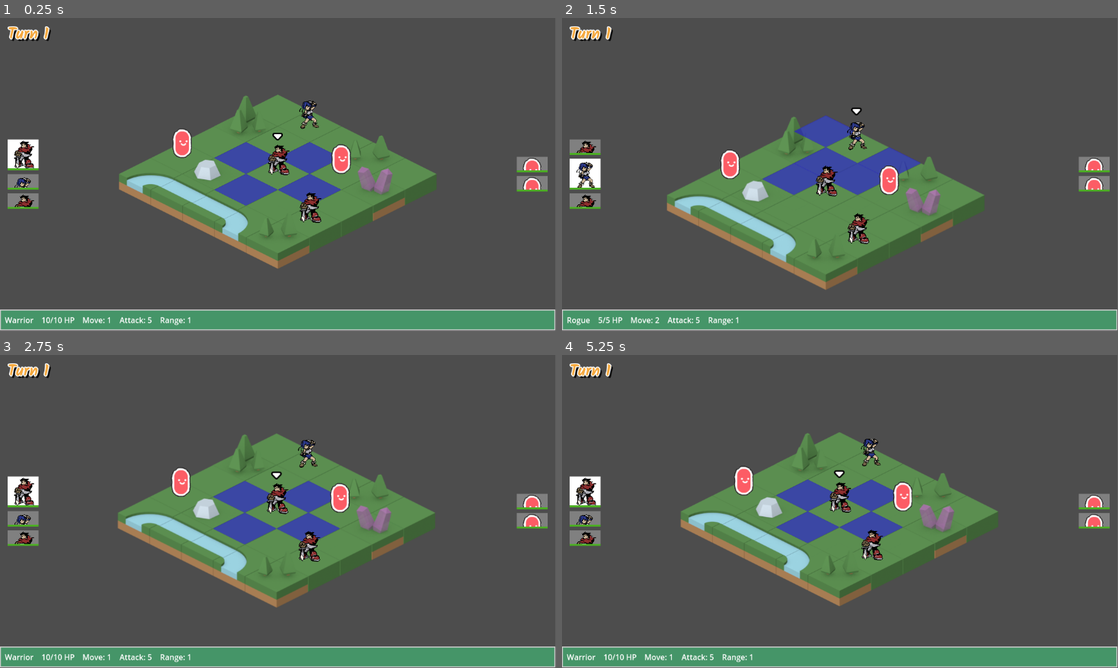
Above: before the commit, frames 1-4 (two rows, left to right).
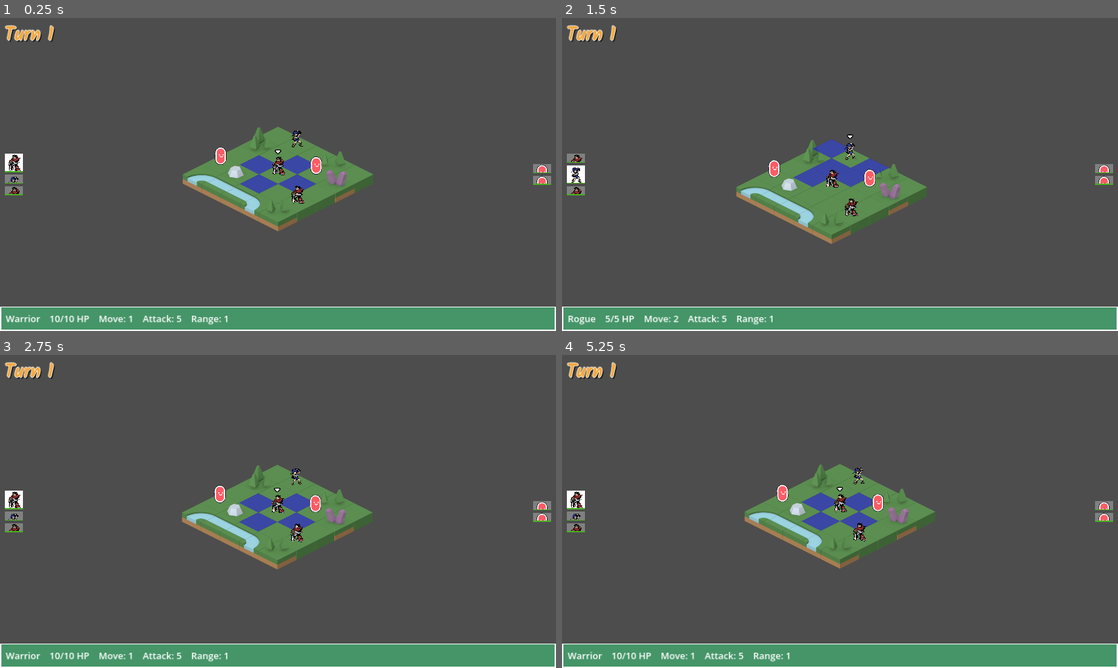
Above: after the commit, the same moments.

Repository: CreatedBySeb/godot-test
Game: Godot game, scene res://scenes/game.tscn
Same seed, same stepped clock (60 frames per second), same inputs: the game is played once before the commit and once after it.
Inputs (mouse positions are in pixels of both pictures, inside the frame that each line leads up to):
- Up to frame 1 (0.25 s): no input
- Up to frame 2 (1.5 s): tap Enter at 0.5 s; move the mouse to (962, 158) at 0.52 s; click (962, 158) at 0.6 s; tap Space at 1.25 s; move the mouse to (728, 190) at 1.27 s; tap E (select_next_unit) at 1.35 s
- Up to frame 3 (2.75 s): move the mouse to (333, 442) at 2.02 s; tap Q (select_prev_unit) at 2.1 s
- Up to frame 4 (5.25 s): move the mouse to (812, 574) at 2.77 s; click (812, 574) at 2.85 s; move the mouse to (1006, 558) at 3.52 s; tap E (select_next_unit) at 3.6 s; move the mouse to (673, 464) at 4.27 s; tap Q (select_prev_unit) at 4.35 s; move the mouse to (867, 511) at 5.02 s; click (867, 511) at 5.1 s
In our replay, the window is 799x449 before the commit and 800x450 after it. These sizes can differ from the game's own. Grey fills any space a smaller window leaves; there, only what the larger window draws over its background counts as a difference.

The runs differ from the first frame. In frame 1, 19% of the frame differs, in the area x 0-100%, y 0-100%; in frame 2, 18%; in frame 3, 19%; in frame 4, 19%.

Commit message:
Fix some scaling issues

Diff:
--- a/hud_large_theme.tres
+++ b/hud_large_theme.tres
@@ -1,10 +1,10 @@
-[gd_resource type="Theme" load_steps=2 format=3 uid="uid://bg0ufddcm58v5"]
+[gd_resource type="Theme" load_steps=2 format=3 uid="uid://cncad21dpu0pc"]
 
 [ext_resource type="FontFile" uid="uid://sya5u31hqivm" path="res://assets/kalam/Kalam-Bold.ttf" id="1_o3he0"]
 
 [resource]
 default_font = ExtResource("1_o3he0")
-default_font_size = 32
+default_font_size = 64
 Label/colors/font_color = Color(0.96, 0.66, 0.24, 1)
 Label/colors/font_outline_color = Color(1, 1, 1, 1)
 Label/colors/font_shadow_color = Color(0, 0, 0, 0.74902)
--- /dev/null
+++ b/hud_regular_theme.tres
@@ -0,0 +1,18 @@
+[gd_resource type="Theme" load_steps=2 format=3 uid="uid://588lbdpfgc1c"]
+
+[sub_resource type="StyleBoxFlat" id="StyleBoxFlat_lbfxv"]
+bg_color = Color(0.270588, 0.584314, 0.407843, 1)
+border_width_left = 4
+border_width_top = 4
+border_width_right = 4
+border_width_bottom = 4
+border_color = Color(1, 1, 1, 1)
+
+[resource]
+default_font_size = 32
+HBoxContainer/constants/separation = 32
+MarginContainer/constants/margin_bottom = 16
+MarginContainer/constants/margin_left = 16
+MarginContainer/constants/margin_right = 16
+MarginContainer/constants/margin_top = 16
+PanelContainer/styles/panel = SubResource("StyleBoxFlat_lbfxv")
--- a/project.godot
+++ b/project.godot
@@ -18,6 +18,14 @@
 [autoload]
 
 GameConfig="*res://scenes/game_config.tscn"
+
+[display]
+
+window/size/viewport_width=1920
+window/size/viewport_height=1080
+window/size/mode=4
+window/stretch/mode="canvas_items"
+window/stretch/aspect="expand"
 
 [input]
 
--- a/scenes/hud.tscn
+++ b/scenes/hud.tscn
@@ -1,14 +1,8 @@
 [gd_scene load_steps=8 format=3 uid="uid://dxk85w7vy2hfx"]
 
 [ext_resource type="Script" path="res://scripts/hud.gd" id="1_wbaq2"]
-[ext_resource type="Theme" path="res://hud_large_theme.tres" id="2_psbrg"]
-
-[sub_resource type="StyleBoxFlat" id="StyleBoxFlat_byxom"]
-bg_color = Color(0.269186, 0.583411, 0.406618, 1)
-border_width_left = 2
-border_width_top = 2
-border_width_right = 2
-border_width_bottom = 2
+[ext_resource type="Theme" uid="uid://cncad21dpu0pc" path="res://hud_large_theme.tres" id="2_psbrg"]
+[ext_resource type="Theme" uid="uid://588lbdpfgc1c" path="res://hud_regular_theme.tres" id="3_sjp1m"]
 
 [sub_resource type="Animation" id="Animation_eyfxl"]
 length = 0.001
@@ -22,7 +16,7 @@
 "times": PackedFloat32Array(0),
 "transitions": PackedFloat32Array(1),
 "update": 0,
-"values": [Vector2(426.5, 272.5)]
+"values": [Vector2(810.5, 488.5)]
 }
 tracks/1/type = "value"
 tracks/1/imported = false
@@ -58,7 +52,7 @@
 "times": PackedFloat32Array(0),
 "transitions": PackedFloat32Array(1),
 "update": 0,
-"values": [Vector2(1152, 272.5)]
+"values": [Vector2(777, 488.5)]
 }
 
 [sub_resource type="Animation" id="Animation_umk48"]
@@ -74,7 +68,7 @@
 "times": PackedFloat32Array(0, 0.25, 0.75, 1),
 "transitions": PackedFloat32Array(1, 1, 1, 1),
 "update": 0,
-"values": [Vector2(1152, 272.5), Vector2(393, 272.5), Vector2(393, 272.5), Vector2(-366, 272.5)]
+"values": [Vector2(1920, 488.5), Vector2(777, 488.5), Vector2(777, 488.5), Vector2(-366, 488.5)]
 }
 tracks/1/type = "value"
 tracks/1/imported = false
@@ -102,7 +96,7 @@
 "times": PackedFloat32Array(0, 0.25, 0.75, 1),
 "transitions": PackedFloat32Array(1, 1, 1, 1),
 "update": 0,
-"values": [Vector2(1152, 272.5), Vector2(426.5, 272.5), Vector2(426.5, 272.5), Vector2(-299, 272.5)]
+"values": [Vector2(1920, 488.5), Vector2(810.5, 488.5), Vector2(810.5, 488.5), Vector2(-299, 488.5)]
 }
 tracks/1/type = "value"
 tracks/1/imported = false
@@ -166,56 +160,60 @@
 grow_horizontal = 2
 grow_vertical = 0
 size_flags_vertical = 8
-theme_override_styles/panel = SubResource("StyleBoxFlat_byxom")
+theme = ExtResource("3_sjp1m")
 
 [node name="MarginContainer" type="MarginContainer" parent="PanelContainer"]
 layout_mode = 2
-theme_override_constants/margin_left = 8
-theme_override_constants/margin_top = 8
-theme_override_constants/margin_right = 8
-theme_override_constants/margin_bottom = 8
+theme = ExtResource("3_sjp1m")
 
 [node name="HBoxContainer" type="HBoxContainer" parent="PanelContainer/MarginContainer"]
 layout_mode = 2
-theme_override_constants/separation = 16
+theme = ExtResource("3_sjp1m")
 
 [node name="UnitName" type="Label" parent="PanelContainer/MarginContainer/HBoxContainer"]
 unique_name_in_owner = true
 layout_mode = 2
+theme = ExtResource("3_sjp1m")
 text = "Unit Name"
 
 [node name="UnitHealth" type="Label" parent="PanelContainer/MarginContainer/HBoxContainer"]
 unique_name_in_owner = true
 layout_mode = 2
+theme = ExtResource("3_sjp1m")
 text = "10/10 HP"
 
 [node name="UnitMoveRange" type="Label" parent="PanelContainer/MarginContainer/HBoxContainer"]
 unique_name_in_owner = true
 layout_mode = 2
+theme = ExtResource("3_sjp1m")
 text = "Move: 1"
 
 [node name="UnitAttack" type="Label" parent="PanelContainer/MarginContainer/HBoxContainer"]
 unique_name_in_owner = true
 layout_mode = 2
+theme = ExtResource("3_sjp1m")
 text = "Attack: 5"
 
 [node name="UnitAttackRange" type="Label" parent="PanelContainer/MarginContainer/HBoxContainer"]
 unique_name_in_owner = true
 layout_mode = 2
+theme = ExtResource("3_sjp1m")
 text = "Range: 1"
+
+[node name="AnimationPlayer" type="AnimationPlayer" parent="."]
+libraries = {
+"": SubResource("AnimationLibrary_kecf7")
+}
 
 [node name="YourTurnFlash" type="Label" parent="."]
 visible = false
-anchors_preset = 8
-anchor_left = 0.5
+anchors_preset = 4
 anchor_top = 0.5
-anchor_right = 0.5
 anchor_bottom = 0.5
-offset_left = 426.5
-offset_top = 272.5
-offset_right = 725.5
-offset_bottom = 375.5
-grow_horizontal = 2
+offset_left = 810.5
+offset_top = -51.5
+offset_right = 1109.5
+offset_bottom = 51.5
 grow_vertical = 2
 theme = ExtResource("2_psbrg")
 theme_override_colors/font_color = Color(0.129412, 0.658824, 1, 1)
@@ -226,16 +224,13 @@
 
 [node name="EnemyTurnFlash" type="Label" parent="."]
 visible = false
-anchors_preset = 8
-anchor_left = 0.5
+anchors_preset = 4
 anchor_top = 0.5
-anchor_right = 0.5
 anchor_bottom = 0.5
-offset_left = 1152.0
-offset_top = 272.5
-offset_right = 1518.0
-offset_bottom = 375.5
-grow_horizontal = 2
+offset_left = 777.0
+offset_top = -51.5
+offset_right = 1143.0
+offset_bottom = 51.5
 grow_vertical = 2
 theme = ExtResource("2_psbrg")
 theme_override_colors/font_color = Color(1, 0.13, 0.3475, 1)
@@ -243,8 +238,3 @@
 text = "Enemy Turn!"
 horizontal_alignment = 1
 vertical_alignment = 1
-
-[node name="AnimationPlayer" type="AnimationPlayer" parent="."]
-libraries = {
-"": SubResource("AnimationLibrary_kecf7")
-}
